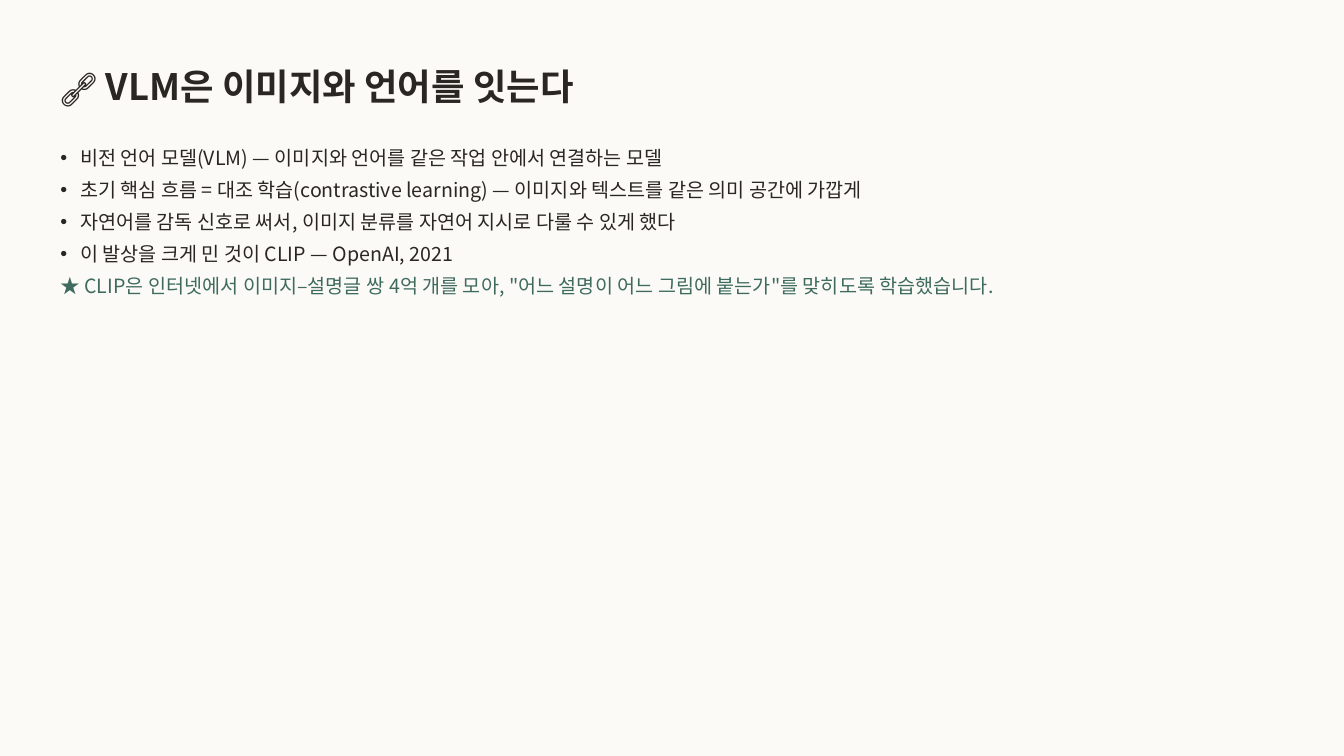
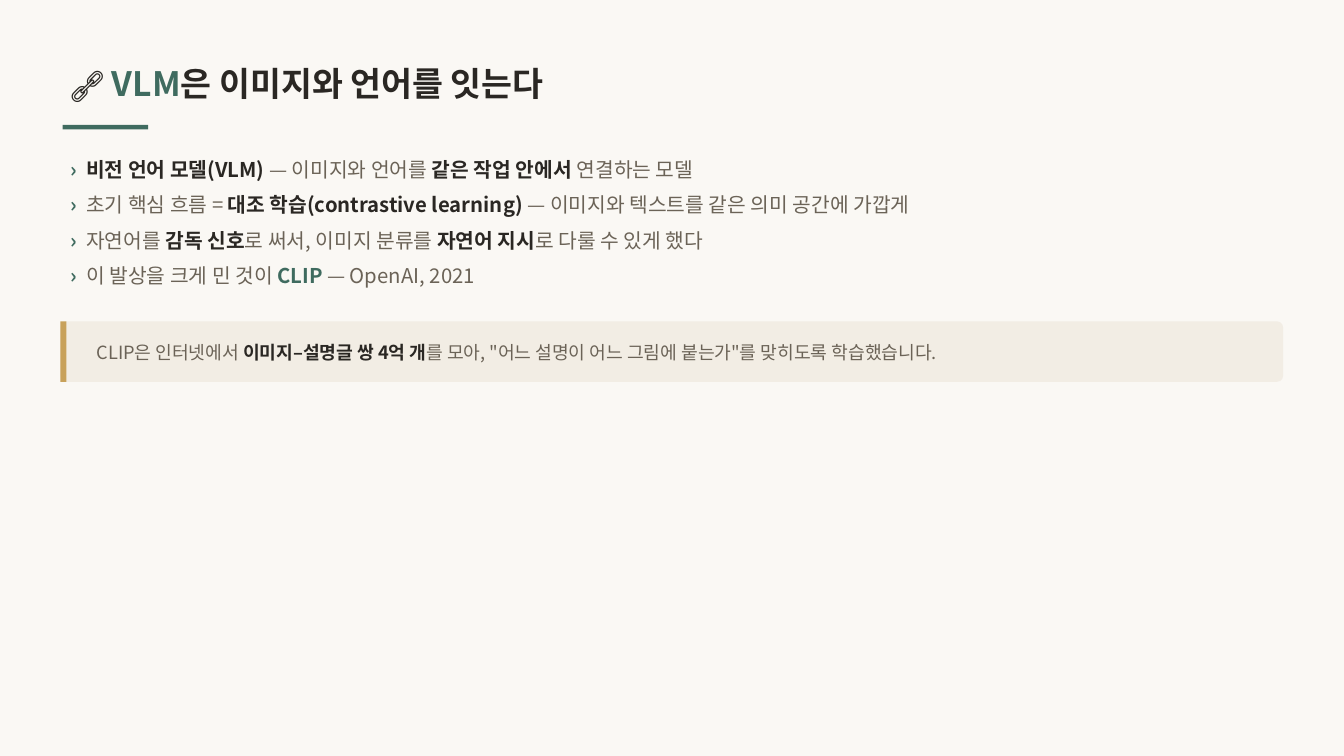
Before and after one commit to inseoklee-ai/study-room, a slide deck: slide 5 of pixels-sentences/pixels-sentences.pptx. Drawn at 1344x756 pixels with LibreOffice and Linux fonts; fonts in the diff are those of the drawing. Boxes give left, top, right and bottom in pixels: in the first picture for what was removed or moved away, otherwise in the second. Text is boxed around its words. In the diff, an @@ line names an element or a change of style, - is before the commit and + after.

```diff
--- a/pixels-sentences/pixels-sentences.pptx
+++ b/pixels-sentences/pixels-sentences.pptx
@@ background #FBFAF7 to #FAF8F4 @@
@@ text "🔗 VLM은 이미지와 언어를 잇는다" at box(112, 67, 544, 99): size 26 to 24 pt; text colour #2A2723 to #3F6B5F in "VLM은" @@
@@ rectangle added at box(63, 125, 148, 129), fill #3F6B5F @@
@@ text at box(86, 160, 909, 288): text changed; size 14 to 14.5 pt; text colour #2A2723 to #6B6357 @@
-• 비전 언어 모델(VLM) — 이미지와 언어를 같은 작업 안에서 연결하는 모델
-• 초기 핵심 흐름 = 대조 학습(contrastive learning) — 이미지와 텍스트를 같은 의미 공간에 가깝게
-• 자연어를 감독 신호로 써서, 이미지 분류를 자연어 지시로 다룰 수 있게 했다
-• 이 발상을 크게 민 것이 CLIP — OpenAI, 2021
-★ CLIP은 인터넷에서 이미지–설명글 쌍 4억 개를 모아, "어느 설명이 어느 그림에 붙는가"를 맞히도록 학습했습니다.
+› 비전 언어 모델(VLM) — 이미지와 언어를 같은 작업 안에서 연결하는 모델
+› 초기 핵심 흐름 = 대조 학습(contrastive learning) — 이미지와 텍스트를 같은 의미 공간에 가깝게
+› 자연어를 감독 신호로 써서, 이미지 분류를 자연어 지시로 다룰 수 있게 했다
+› 이 발상을 크게 민 것이 CLIP — OpenAI, 2021
@@ rounded rectangle added at box(60, 322, 1284, 382), fill #F2EDE4 @@
@@ rectangle added at box(60, 322, 67, 382), fill #C8A15A @@
@@ text added at box(97, 343, 937, 362), 13 pt, text #6B6357 @@
+CLIP은 인터넷에서 이미지–설명글 쌍 4억 개를 모아, "어느 설명이 어느 그림에 붙는가"를 맞히도록 학습했습니다.
```
Also in this commit, not shown: 19 other slides changed, 1 other file.
